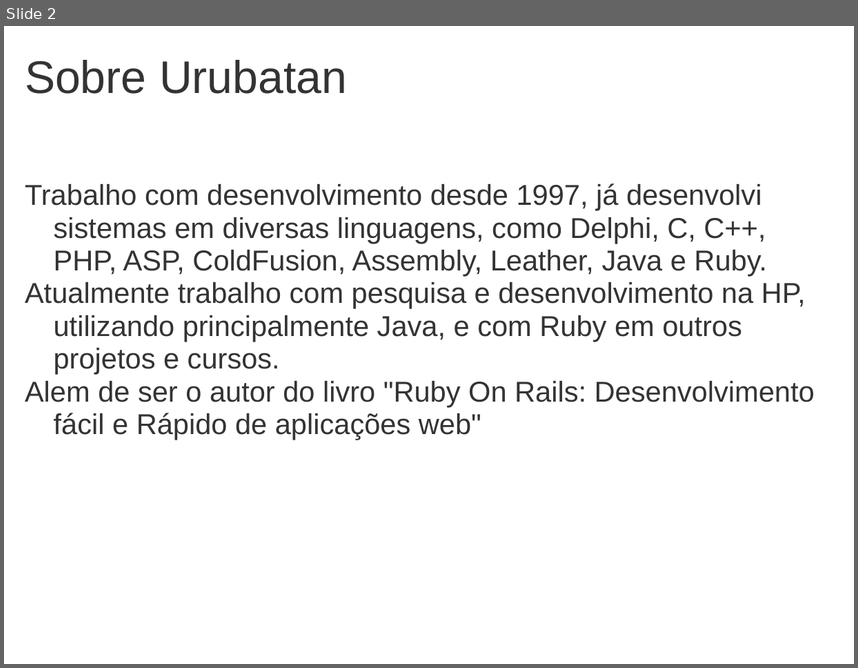
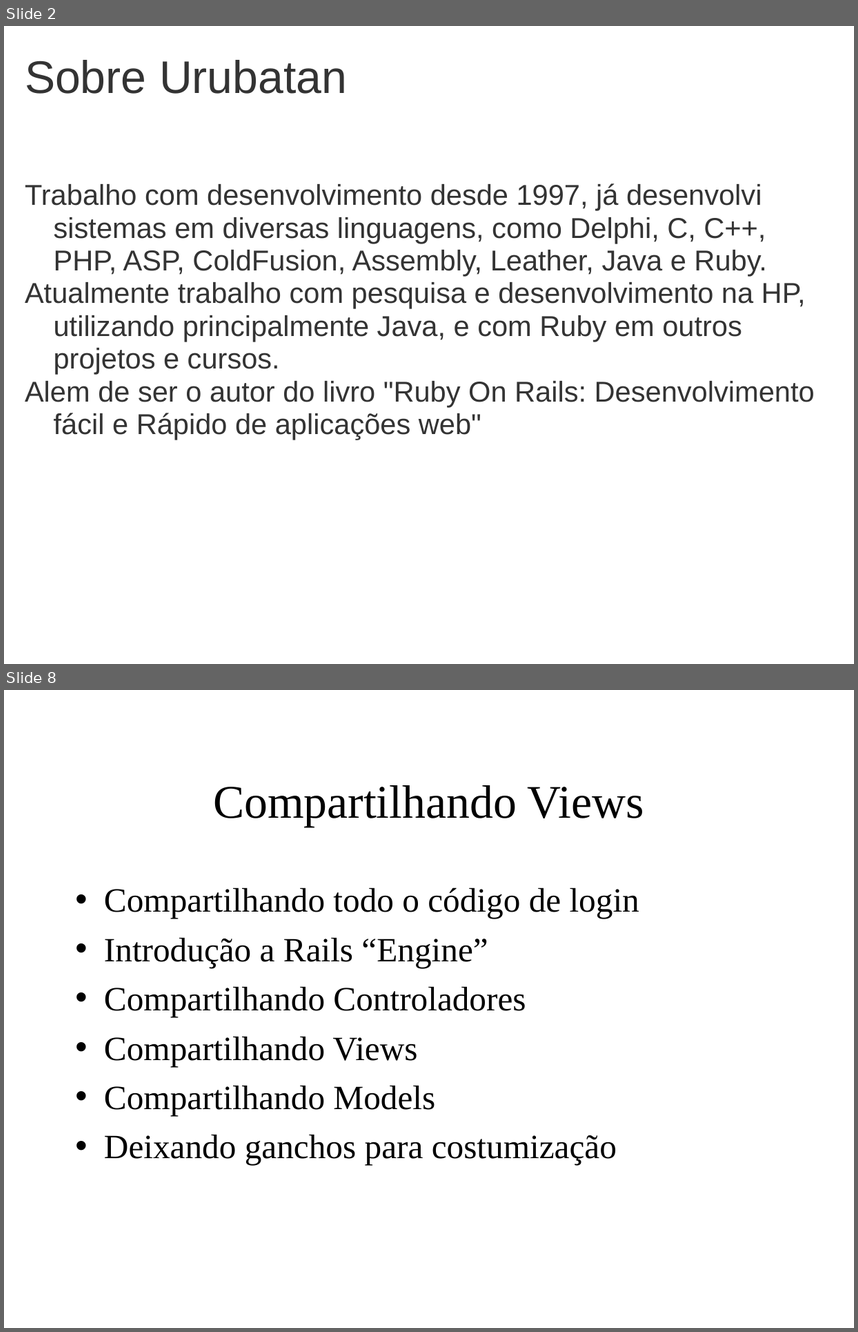
Before and after one commit to urubatan/rsonrails_reutilizacao, a slide deck: Reuso de Código com Rails.ppt. Shown one above the other, each under a label of ours: slide 2 before the commit, slides 2 and 8 after it; the slides between them are not shown. The pictures are 858x668 and 858x1332 pixels, drawn with LibreOffice and Linux fonts; fonts in the diff are those of the drawing; background and template pictures are left out. Boxes give left, top, right and bottom in pixels: in the first picture for what was removed or moved away, otherwise in the second. Text is boxed around its words. In the diff, an @@ line names an element or a change of style, - is before the commit and + after.

```diff
--- a/Reuso de Código com Rails.ppt
+++ b/Reuso de Código com Rails.ppt
@@ slide 8 added at <box>4,690,854,1328</box>, background picture (left out) @@
@@ title added at <box>213,785,644,827</box>, 44 pt, text #000000 @@
+Compartilhando Views
@@ text added at <box>104,887,639,1165</box>, 32 pt, text #000000 @@
+• Compartilhando todo o código de login
+• Introdução a Rails “Engine”
+• Compartilhando Controladores
+• Compartilhando Views
+• Compartilhando Models
+• Deixando ganchos para costumização
```
Also in this commit, not shown: 2 slides changed, 4 other slides added, 6 other files.
